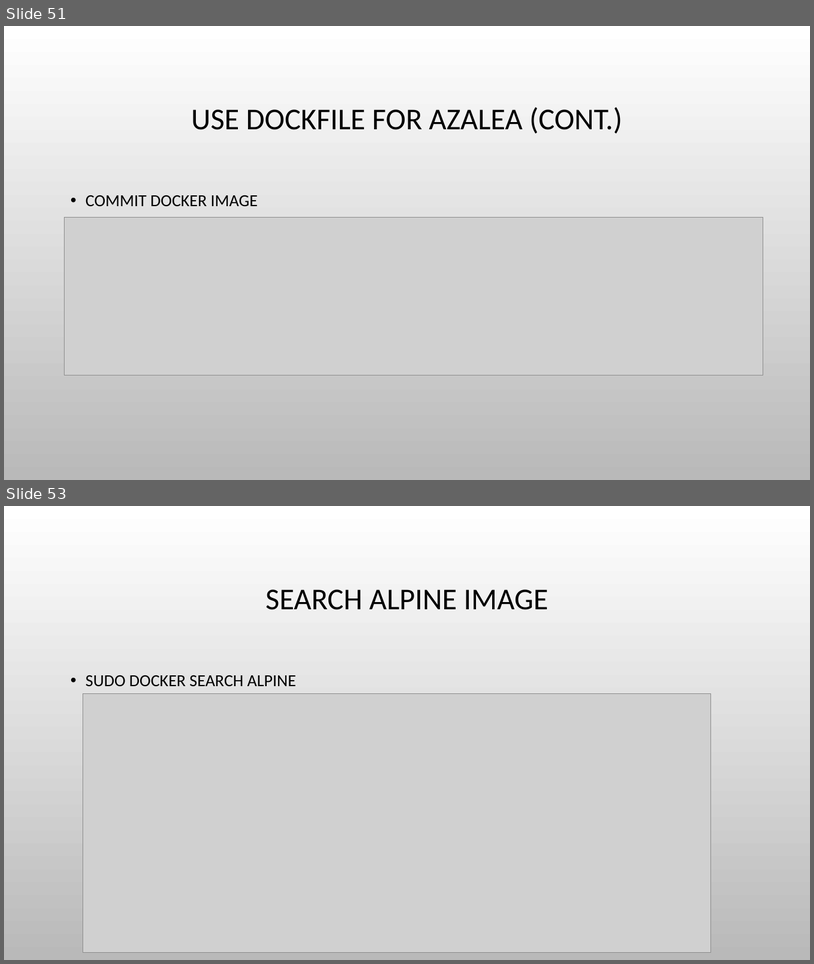
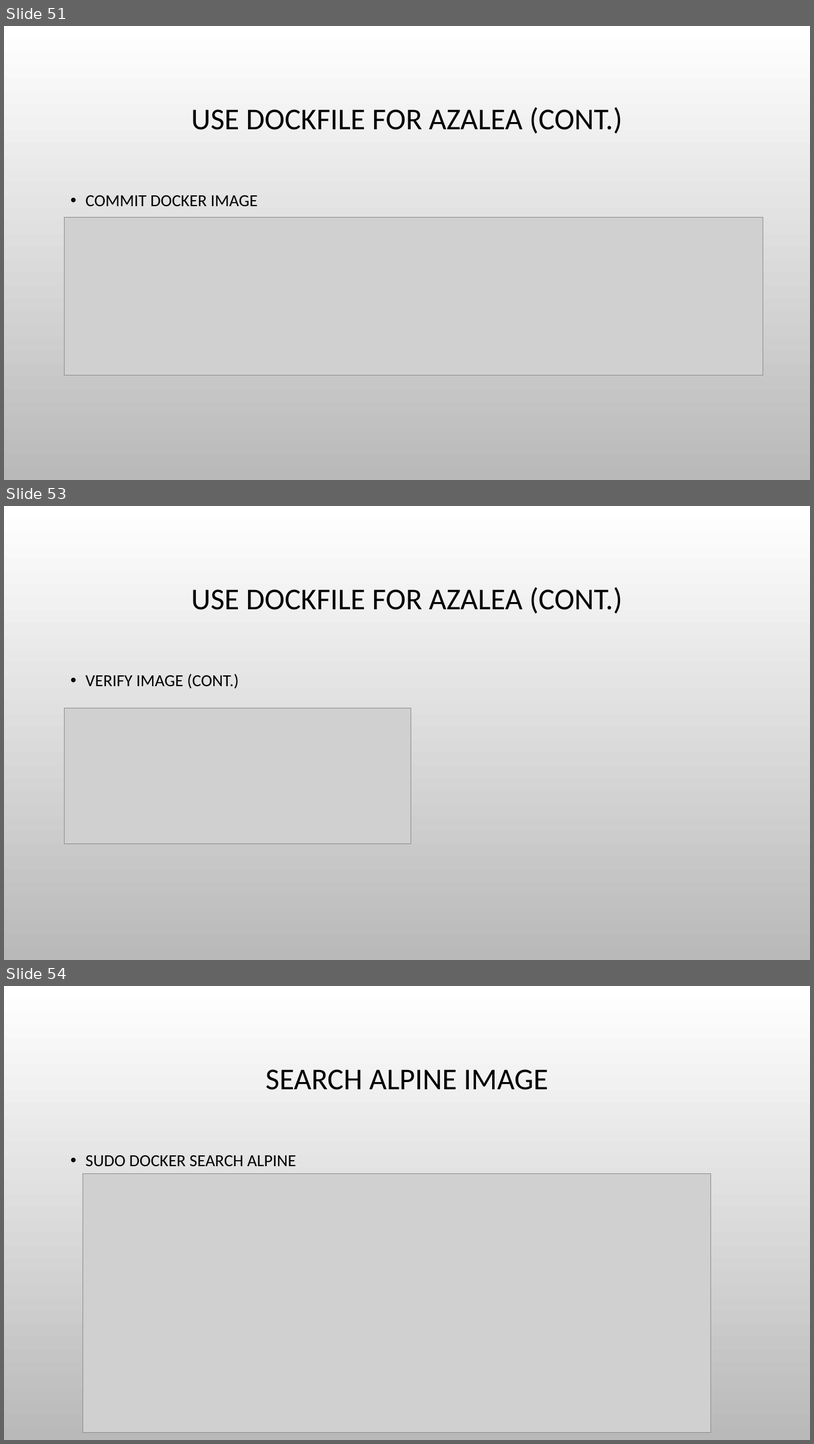
Before and after one commit to haixiang1977/iris, a slide deck: Docker Practice.pptx. Shown one above the other, each under a label of ours: slides 51 and 53 before the commit, slides 51, 53 and 54 after it; the slides between them are not shown. The pictures are 814x964 and 814x1444 pixels, drawn with LibreOffice and Linux fonts; fonts in the diff are those of the drawing; grey boxes stand for pictures; background and template pictures are left out. Boxes give left, top, right and bottom in pixels: in the first picture for what was removed or moved away, otherwise in the second. Text is boxed around its words. In the diff, an @@ line names an element or a change of style, - is before the commit and + after.

```diff
--- a/Docker Practice.pptx
+++ b/Docker Practice.pptx
@@ slide 53 added at (4, 506, 810, 960), background picture (left out) @@
@@ title added at (191, 587, 623, 613), 36 pt, text #000000 @@
+USE DOCKFILE FOR AZALEA (CONT.)
@@ text added at (86, 673, 239, 688), 20 pt, text #000000 @@
+• VERIFY IMAGE (CONT.)
@@ picture added at (65, 708, 411, 844) @@
@@ what was slide 53 is now slide 54 @@
```
Also in this commit, not shown: 1 slide changed.
